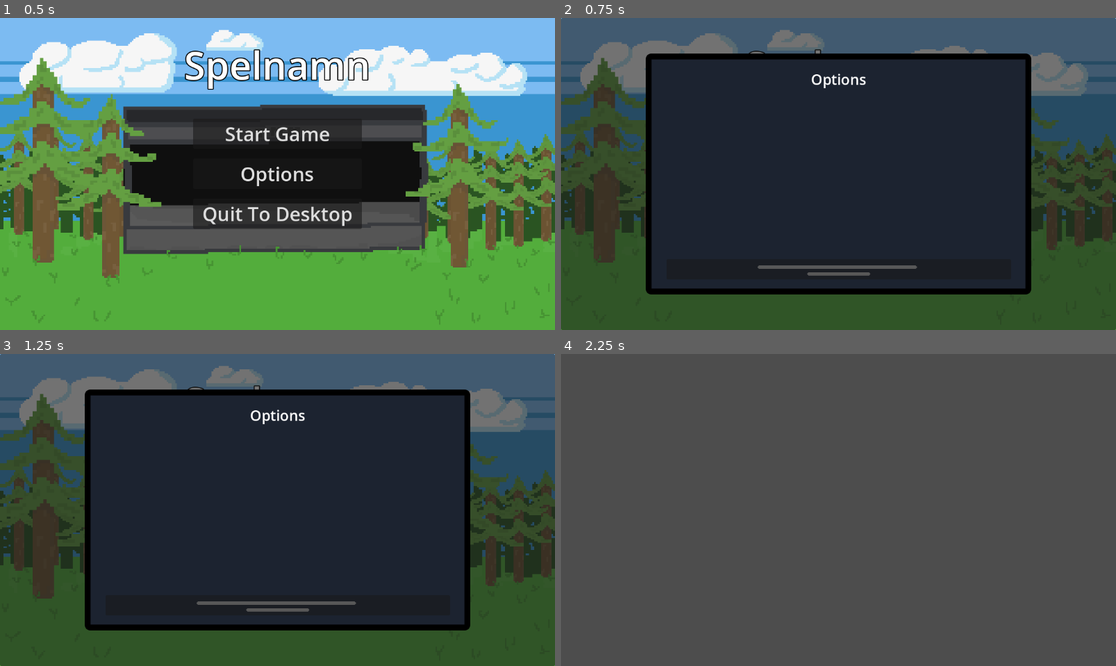
Above: before the commit, frames 1-4 (two rows, left to right).
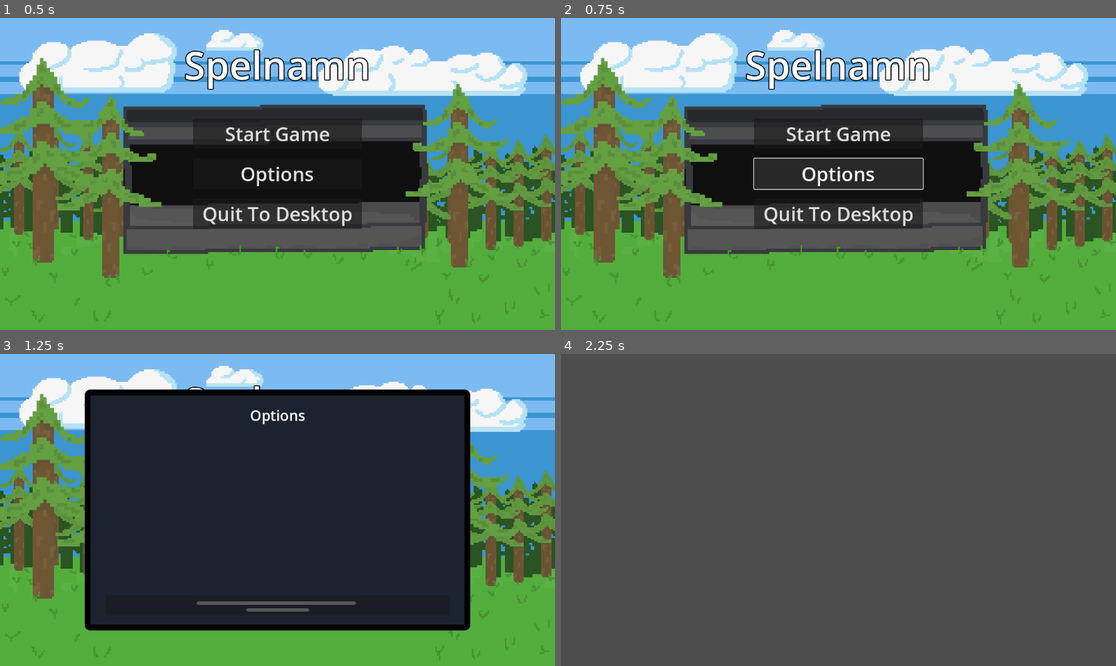
Above: after the commit, the same moments.

Repository: Goldstar32/TMMGame
Game: Godot game, scene res://Scenes/main_menu.tscn
Same seed, same stepped clock (60 frames per second), same inputs: the game is played once before the commit and once after it.
Inputs (mouse positions are in pixels of both pictures, inside the frame that each line leads up to):
- Up to frame 1 (0.5 s): no input
- Up to frame 2 (0.75 s): click "Options" at 0.5 s
- Up to frame 3 (1.25 s): no input
- Up to frame 4 (2.25 s): click (838, 603) at 1.25 s; click "Start Game" at 2 s

Frame 1 is identical in both runs. In frame 2, 91% of the frame differs, in the area x 0-100%, y 0-100%; in frame 3, 46%; in frame 4, nothing differs.

Commit message:
Cool transition för options

Diff:
--- a/Scenes/options_menu.gd
+++ b/Scenes/options_menu.gd
@@ -4,7 +4,8 @@
 
 # Called when the node enters the scene tree for the first time.
 func _ready():
-	pass # Replace with function body.
+	$AnimationPlayer.play("pad_animation")
+
 
 
 # Called every frame. 'delta' is the elapsed time since the previous frame.
@@ -13,4 +14,6 @@
 
 
 func _on_button_button_up():
+	$AnimationPlayer.play_backwards("pad_animation")
+	await get_tree().create_timer(0.5).timeout
 	get_tree().root.remove_child(options_menu)
--- a/Scenes/options_menu.tscn
+++ b/Scenes/options_menu.tscn
@@ -1,7 +1,44 @@
-[gd_scene load_steps=4 format=3 uid="uid://bumkwyodpae4c"]
+[gd_scene load_steps=7 format=3 uid="uid://bumkwyodpae4c"]
 
 [ext_resource type="Script" path="res://Scenes/options_menu.gd" id="1_qylao"]
 [ext_resource type="Texture2D" uid="uid://tu2lmp5ft7qd" path="res://Assets/menu-stuff/pad-arrow.png" id="2_7tyok"]
+
+[sub_resource type="Animation" id="Animation_6bkmo"]
+resource_name = "pad_animation"
+length = 0.5
+tracks/0/type = "value"
+tracks/0/imported = false
+tracks/0/enabled = true
+tracks/0/path = NodePath("MenuPanel:position")
+tracks/0/interp = 1
+tracks/0/loop_wrap = true
+tracks/0/keys = {
+"times": PackedFloat32Array(0, 0.5),
+"transitions": PackedFloat32Array(1, 1),
+"update": 0,
+"values": [Vector2(176, 1000), Vector2(176, 74)]
+}
+
+[sub_resource type="Animation" id="Animation_gf0di"]
+length = 0.001
+tracks/0/type = "value"
+tracks/0/imported = false
+tracks/0/enabled = true
+tracks/0/path = NodePath("MenuPanel:position")
+tracks/0/interp = 1
+tracks/0/loop_wrap = true
+tracks/0/keys = {
+"times": PackedFloat32Array(0),
+"transitions": PackedFloat32Array(1),
+"update": 0,
+"values": [Vector2(176, 74)]
+}
+
+[sub_resource type="AnimationLibrary" id="AnimationLibrary_so4y0"]
+_data = {
+"RESET": SubResource("Animation_gf0di"),
+"pad_animation": SubResource("Animation_6bkmo")
+}
 
 [sub_resource type="StyleBoxFlat" id="StyleBoxFlat_b0uj0"]
 bg_color = Color(0.108516, 0.137763, 0.189462, 1)
@@ -24,13 +61,10 @@
 grow_vertical = 2
 script = ExtResource("1_qylao")
 
-[node name="Panel" type="Panel" parent="."]
-layout_mode = 1
-anchors_preset = 15
-anchor_right = 1.0
-anchor_bottom = 1.0
-grow_horizontal = 2
-grow_vertical = 2
+[node name="AnimationPlayer" type="AnimationPlayer" parent="."]
+libraries = {
+"": SubResource("AnimationLibrary_so4y0")
+}
 
 [node name="MenuPanel" type="Panel" parent="."]
 layout_mode = 1
@@ -42,7 +76,7 @@
 offset_left = -400.0
 offset_top = -250.0
 offset_right = 400.0
-offset_bottom = 250.0
+offset_bottom = 250.001
 grow_horizontal = 2
 grow_vertical = 2
 theme_override_styles/panel = SubResource("StyleBoxFlat_b0uj0")
